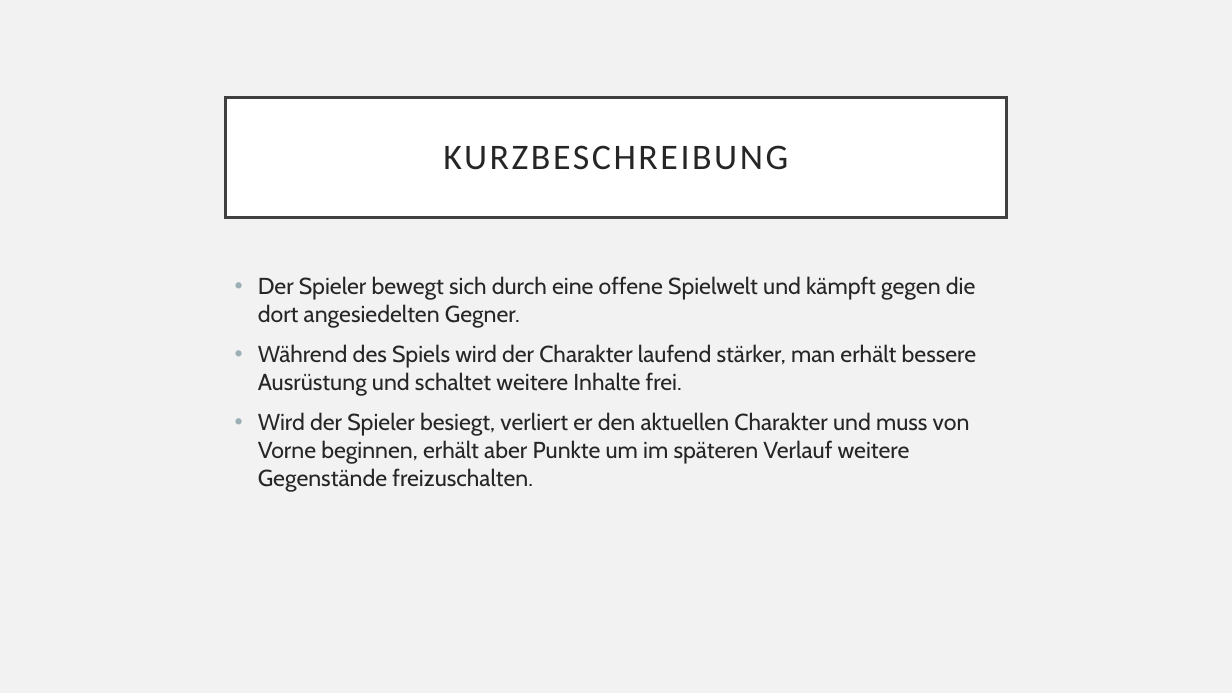
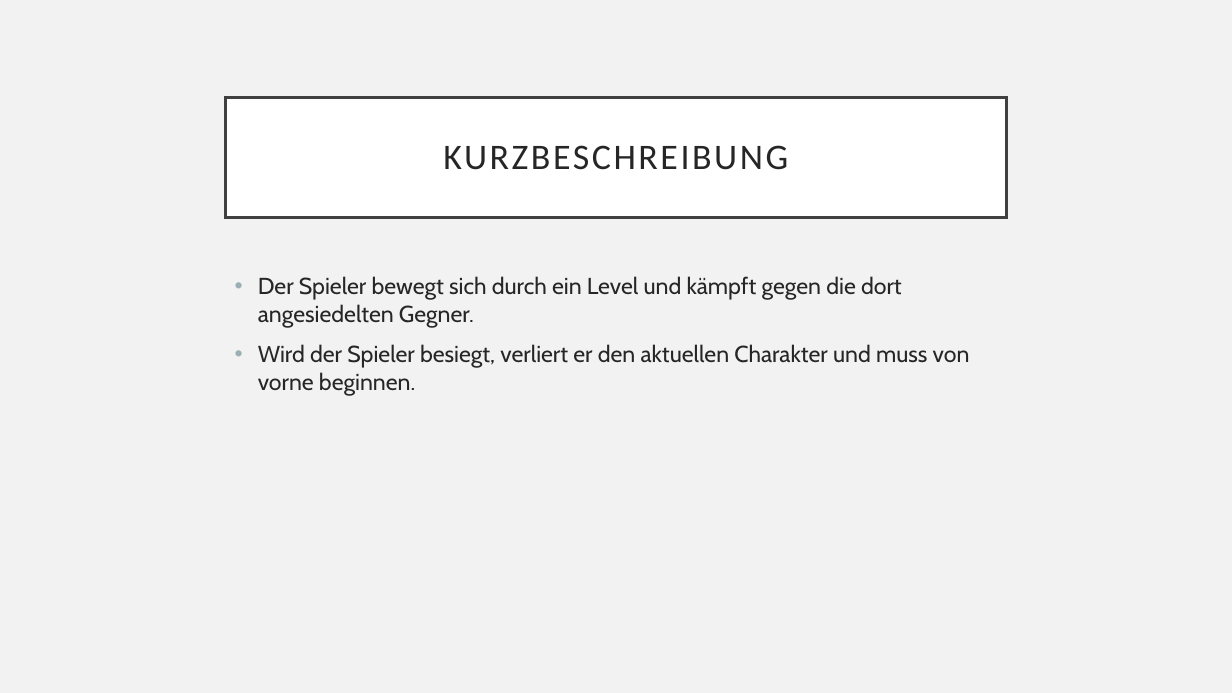
Before and after one commit to mreichl-tgm/hero, a slide deck: slide 3 of docs/project-presentation.pptx. Drawn at 1232x693 pixels with LibreOffice and Linux fonts; fonts in the diff are those of the drawing. Boxes give left, top, right and bottom in pixels: in the first picture for what was removed or moved away, otherwise in the second. Text is boxed around its words. In the diff, an @@ line names an element or a change of style, - is before the commit and + after.

```diff
--- a/docs/project-presentation.pptx
+++ b/docs/project-presentation.pptx
@@ text at [258, 276, 970, 396]: text changed @@
-• Der Spieler bewegt sich durch eine offene Spielwelt und kämpft gegen die dort angesiedelten Gegner.
-• Während des Spiels wird der Charakter laufend stärker, man erhält bessere Ausrüstung und schaltet weitere Inhalte frei.
-• Wird der Spieler besiegt, verliert er den aktuellen Charakter und muss von Vorne beginnen, erhält aber Punkte um im späteren Verlauf weitere Gegenstände freizuschalten.
+• Der Spieler bewegt sich durch ein Level und kämpft gegen die dort angesiedelten Gegner.
+• Wird der Spieler besiegt, verliert er den aktuellen Charakter und muss von vorne beginnen.
```
Also in this commit, not shown: 5 other slides changed, 1 slide added.
